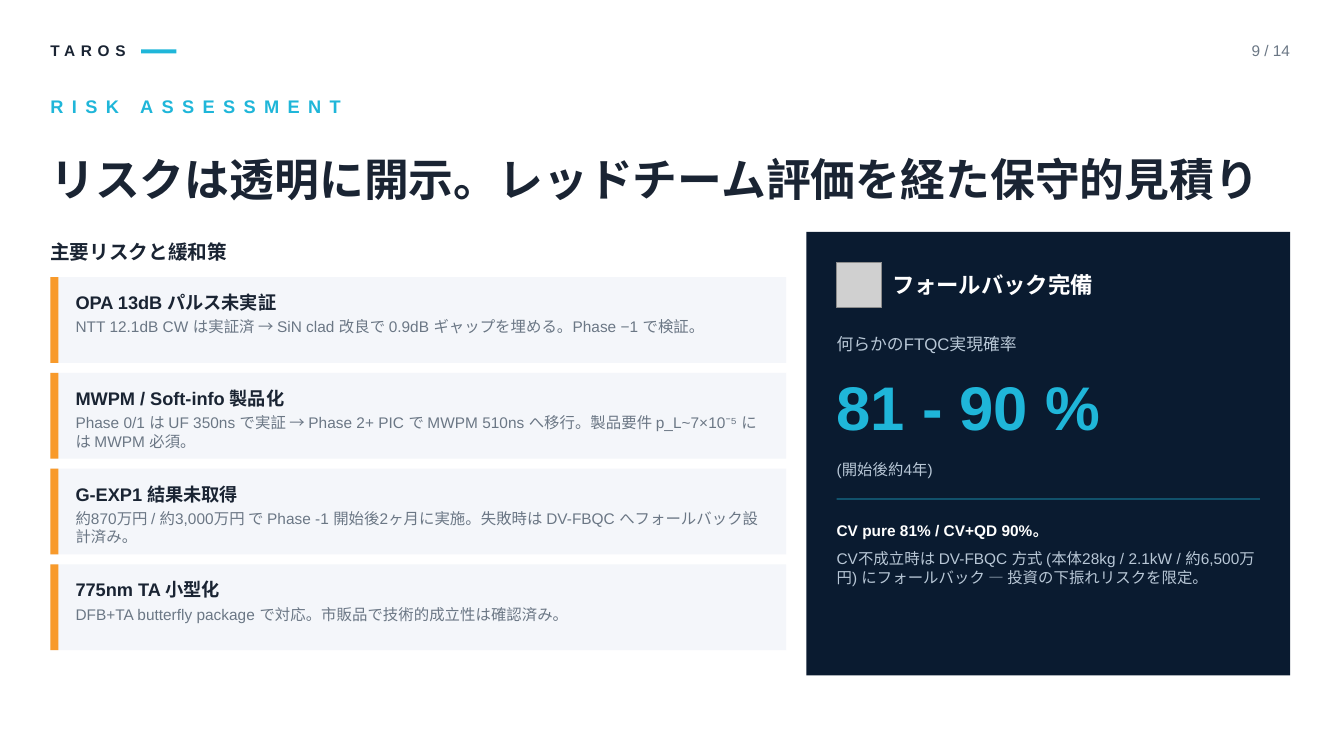
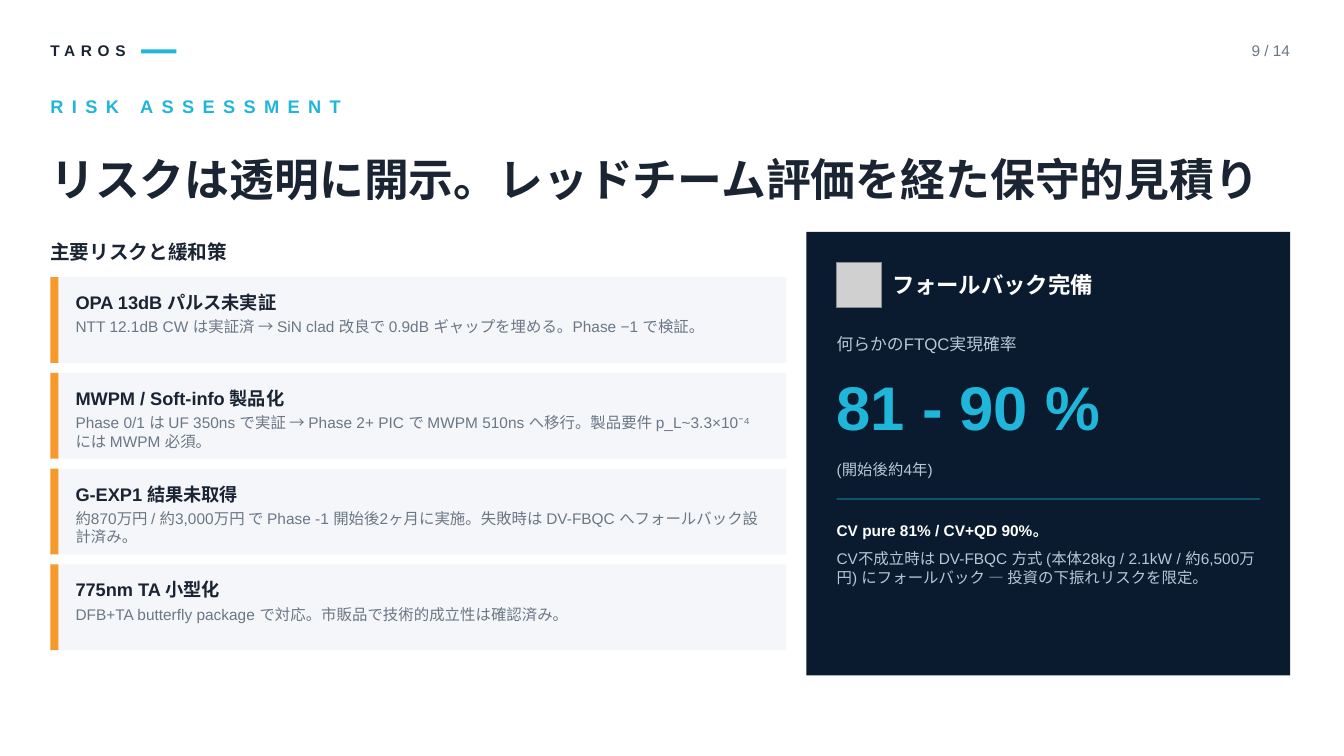
Before and after one commit to TomohiroTani28/Taros, a slide deck: slide 9 of assets/TAROS_Investor_Pitch_Revised.pptx. Drawn at 1344x756 pixels with LibreOffice and Linux fonts; fonts in the diff are those of the drawing; grey boxes stand for pictures. Boxes give left, top, right and bottom in pixels: in the first picture for what was removed or moved away, otherwise in the second. Text is boxed around its words. In the diff, an @@ line names an element or a change of style, - is before the commit and + after.

```diff
--- a/assets/TAROS_Investor_Pitch_Revised.pptx
+++ b/assets/TAROS_Investor_Pitch_Revised.pptx
@@ text at bbox=[76, 415, 750, 448]: text changed @@
-Phase 0/1 は UF 350ns で実証 → Phase 2+ PIC で MWPM 510ns へ移行。製品要件 p_L~7×10⁻⁵ には MWPM 必須。
+Phase 0/1 は UF 350ns で実証 → Phase 2+ PIC で MWPM 510ns へ移行。製品要件 p_L~3.3×10⁻⁴ には MWPM 必須。
```
Also in this commit, not shown: 5 other slides changed, 12 other files.
